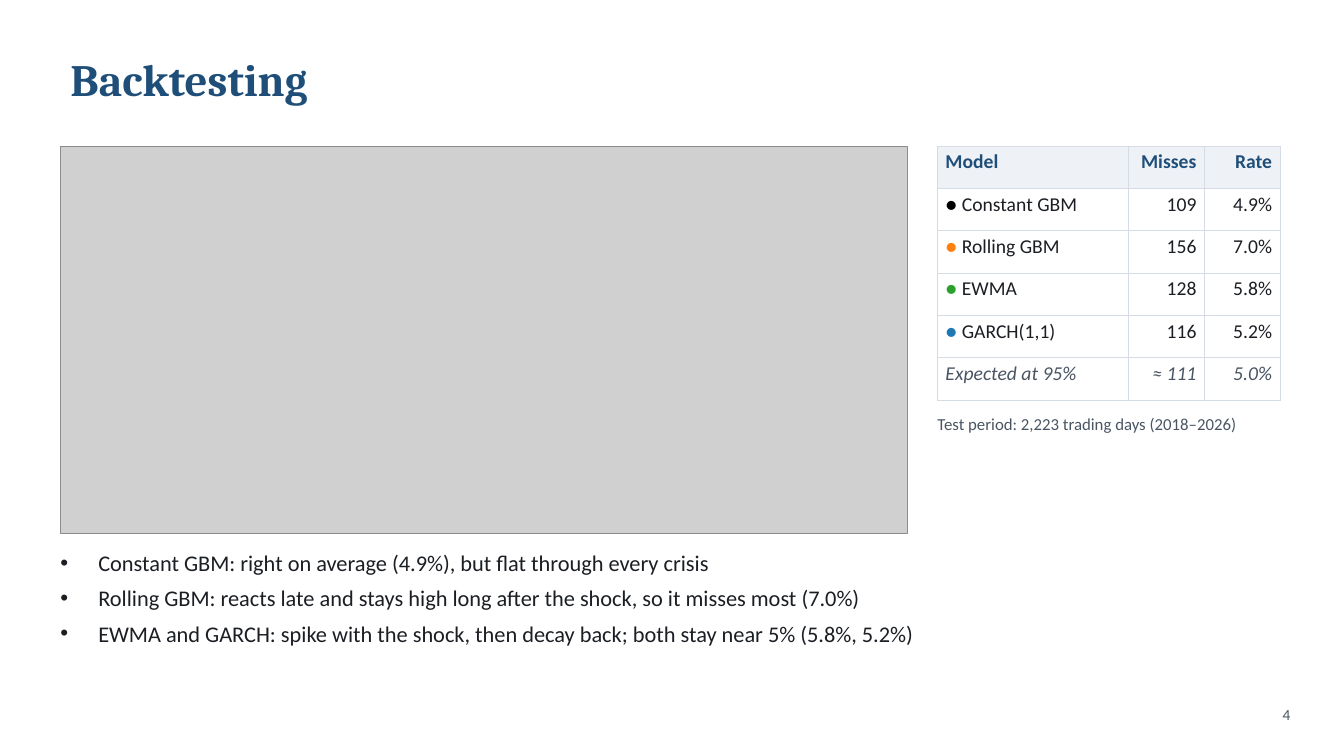
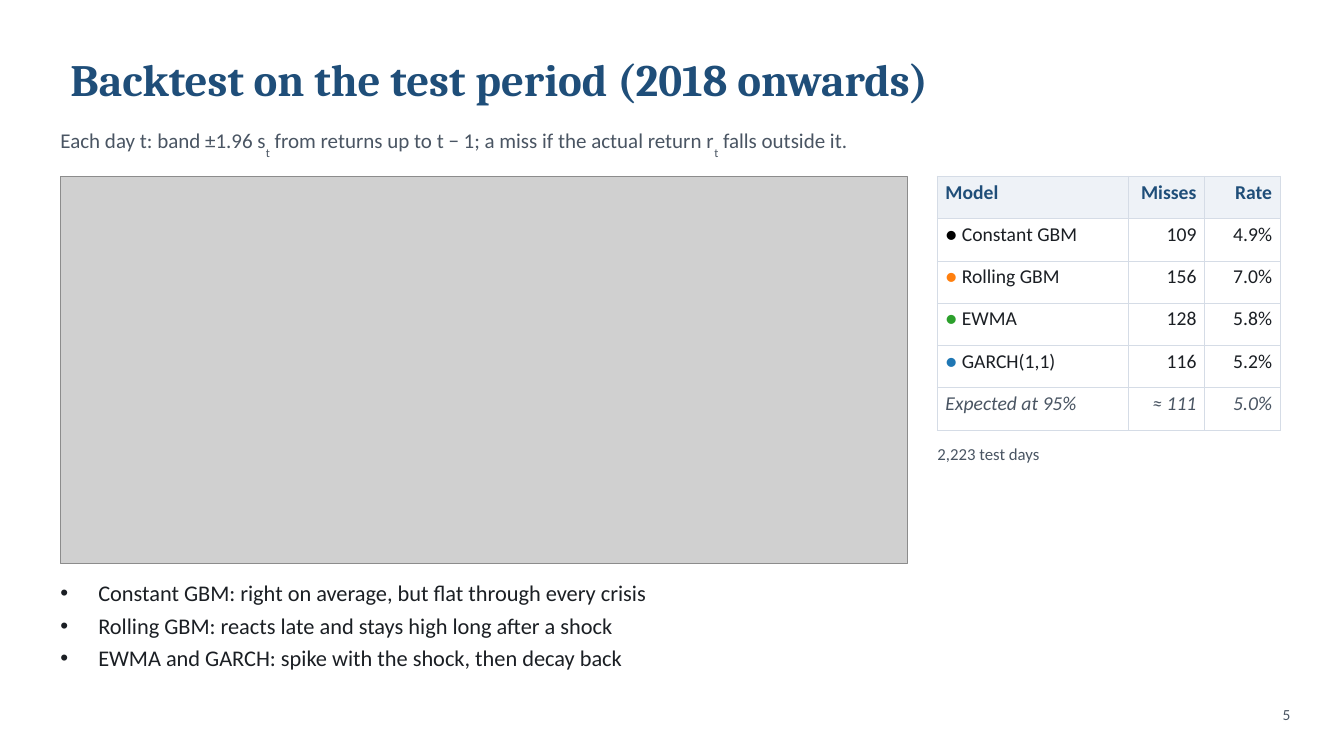
Before and after one commit to Harry140896/Volatility-band-width, a slide deck: slide 5 of docs/Volatility_Band_Width_slides.pptx (slide 4 before the commit). Drawn at 1344x756 pixels with LibreOffice and Linux fonts; fonts in the diff are those of the drawing; grey boxes stand for pictures. Boxes give left, top, right and bottom in pixels: in the first picture for what was removed or moved away, otherwise in the second. Text is boxed around its words. In the diff, an @@ line names an element or a change of style, - is before the commit and + after.

```diff
--- a/docs/Volatility_Band_Width_slides.pptx
+++ b/docs/Volatility_Band_Width_slides.pptx
@@ title at (x1=70, y1=63, x2=928, y2=106): text changed @@
-Backtesting
+Backtest on the test period (2018 onwards)
@@ text added at (x1=60, y1=133, x2=847, y2=152), 15 pt, text #4A5563 @@
+Each day t: band ±1.96 st from returns up to t − 1; a miss if the actual return rt falls outside it.
@@ picture moved from (x1=60, y1=146, x2=907, y2=533) to (x1=60, y1=176, x2=907, y2=564) @@
@@ table moved from (x1=938, y1=146, x2=1280, y2=400) to (x1=938, y1=176, x2=1280, y2=431) @@
@@ text at (x1=937, y1=448, x2=1040, y2=463): text changed @@
-Test period: 2,223 trading days (2018–2026)
+2,223 test days
@@ text at (x1=98, y1=585, x2=646, y2=670): text changed @@
-• Constant GBM: right on average (4.9%), but flat through every crisis
-• Rolling GBM: reacts late and stays high long after the shock, so it misses most (7.0%)
-• EWMA and GARCH: spike with the shock, then decay back; both stay near 5% (5.8%, 5.2%)
+• Constant GBM: right on average, but flat through every crisis
+• Rolling GBM: reacts late and stays high long after a shock
+• EWMA and GARCH: spike with the shock, then decay back
@@ page number at (x1=1283, y1=710, x2=1291, y2=720): text changed @@
-4
+5
```
Also in this commit, not shown: 3 other slides changed, 5 slides added, 3 slides removed.
